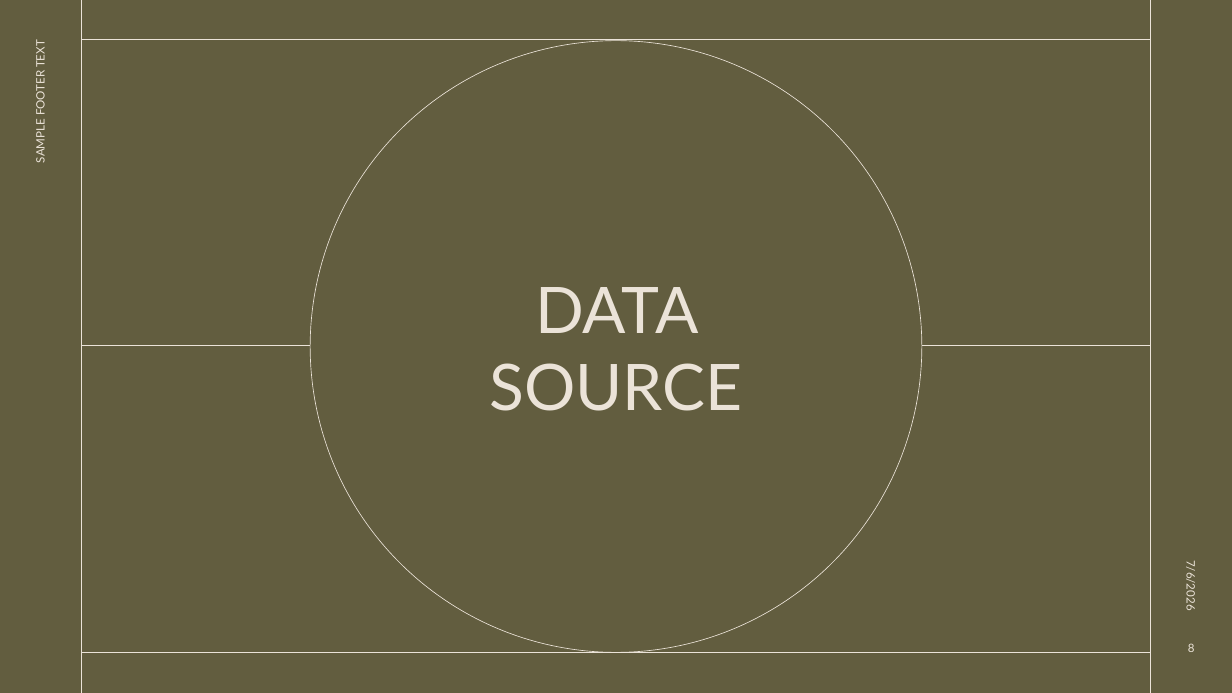
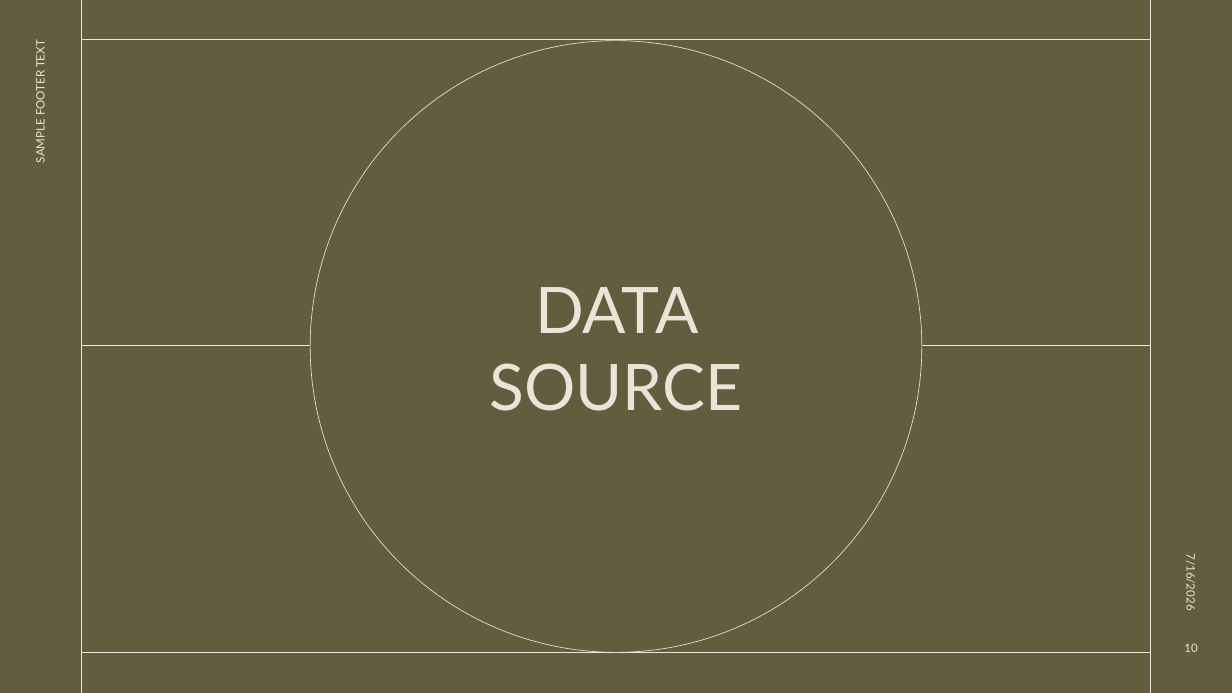
Before and after one commit to cucucumber789-svg/EGT307_T2_Bacon, a slide deck: slide 10 of EGT307 PRESENTATION.pptx (slide 8 before the commit). Drawn at 1232x693 pixels with LibreOffice and Linux fonts; fonts in the diff are those of the drawing. Boxes give left, top, right and bottom in pixels: in the first picture for what was removed or moved away, otherwise in the second. Text is boxed around its words. In the diff, an @@ line names an element or a change of style, - is before the commit and + after.

```diff
--- a/EGT307 PRESENTATION.pptx
+++ b/EGT307 PRESENTATION.pptx
@@ text at (1184, 558, 1198, 609): text changed @@
-7/6/2026
+7/16/2026
@@ page number at (1184, 643, 1197, 652): text changed @@
-8
+10
```
Also in this commit, not shown: 7 other slides changed, 2 slides added.
